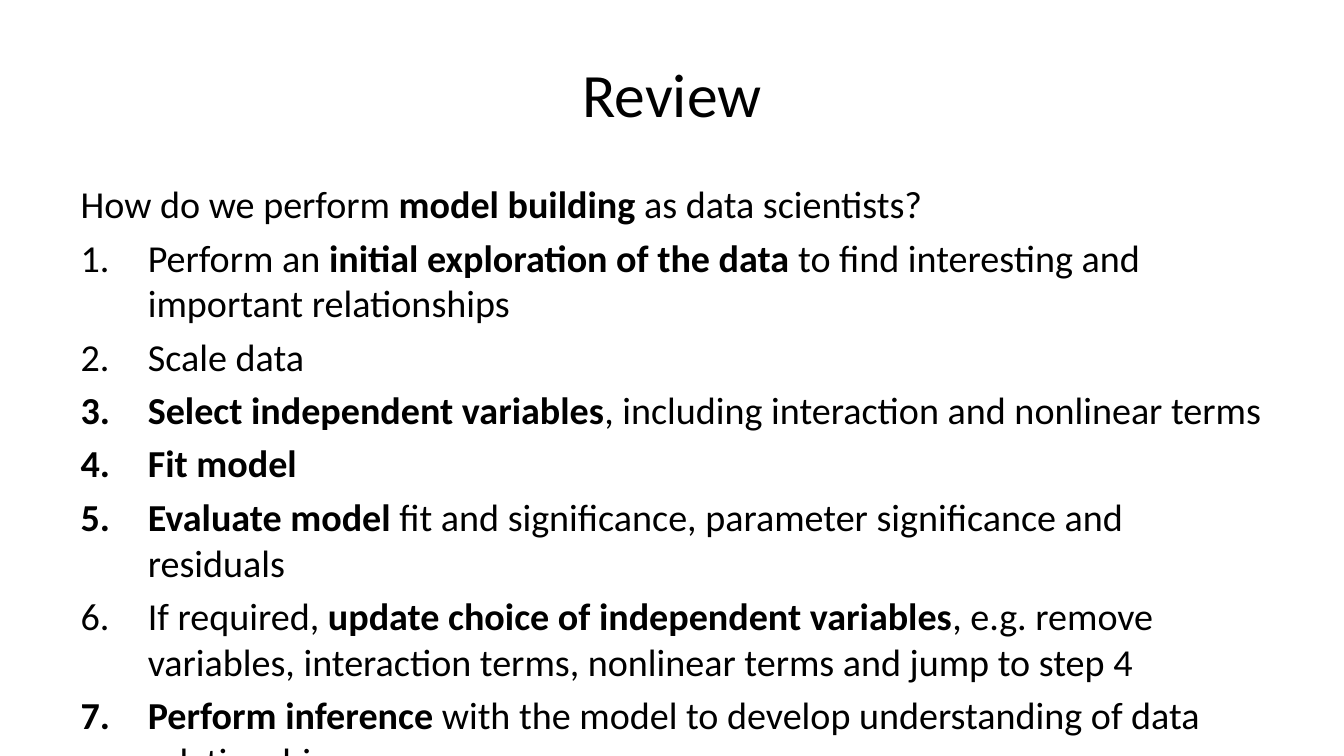
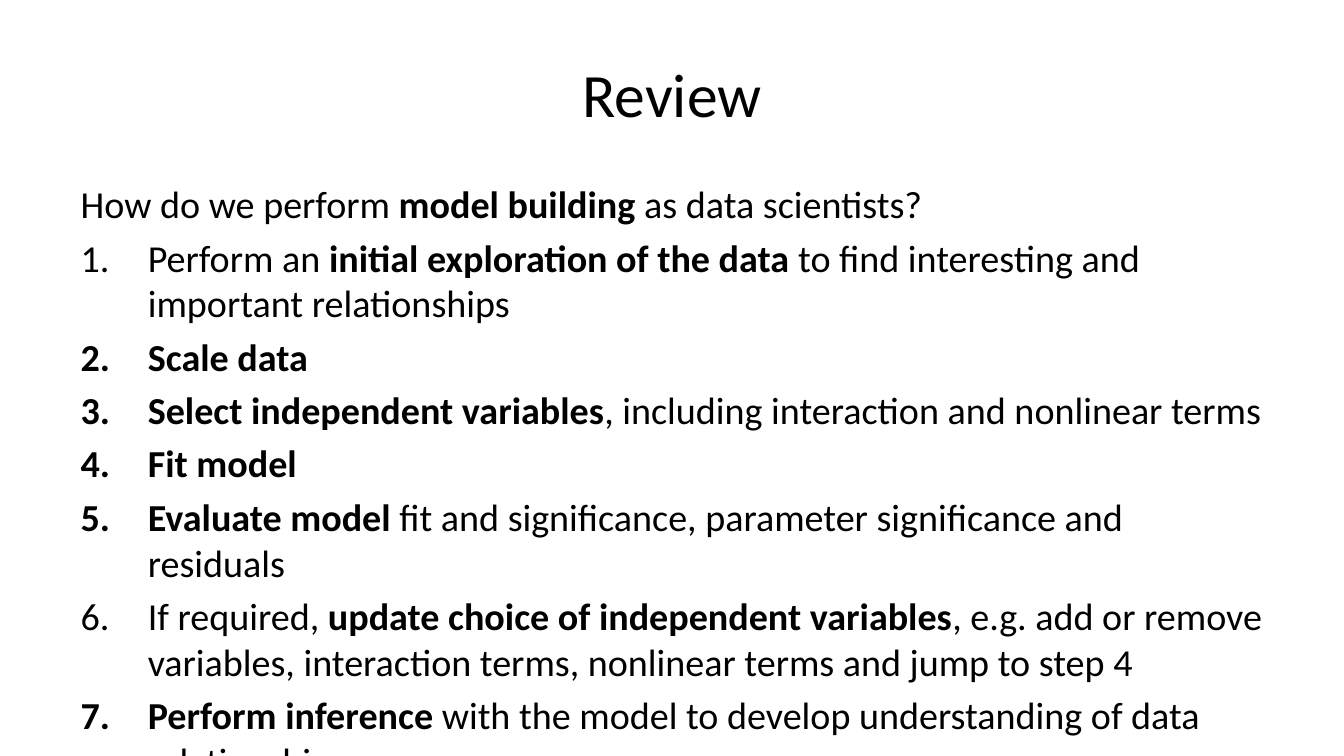
Before and after one commit to StephenElston/CSCI-E-83, a slide deck: slide 6 of LectureSlides/10a_ModelsInHighDimensions.pptx. Drawn at 1344x756 pixels with LibreOffice and Linux fonts; fonts in the diff are those of the drawing. Boxes give left, top, right and bottom in pixels: in the first picture for what was removed or moved away, otherwise in the second. Text is boxed around its words. In the diff, an @@ line names an element or a change of style, - is before the commit and + after.

```diff
--- a/LectureSlides/10a_ModelsInHighDimensions.pptx
+++ b/LectureSlides/10a_ModelsInHighDimensions.pptx
@@ text at [148,344,308,372]: bold on in "Scale data" @@
@@ text at [148,603,1262,683]: text changed @@
-6. If required, update choice of independent variables, e.g. remove variables, interaction terms, nonlinear terms and jump to step 4
+6. If required, update choice of independent variables, e.g. add or remove variables, interaction terms, nonlinear terms and jump to step 4
```
Also in this commit, not shown: 9 other slides changed, 1 slide added.
